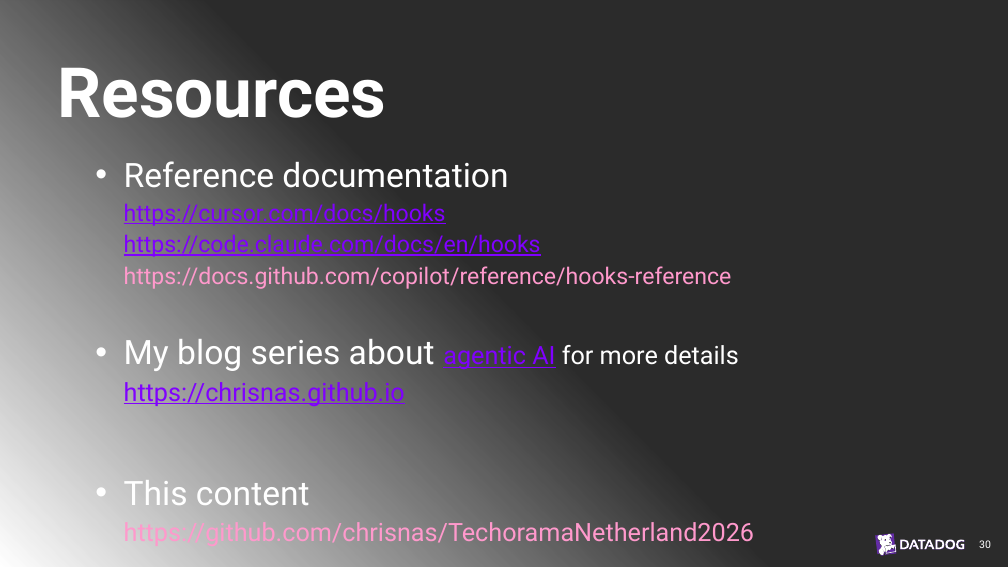
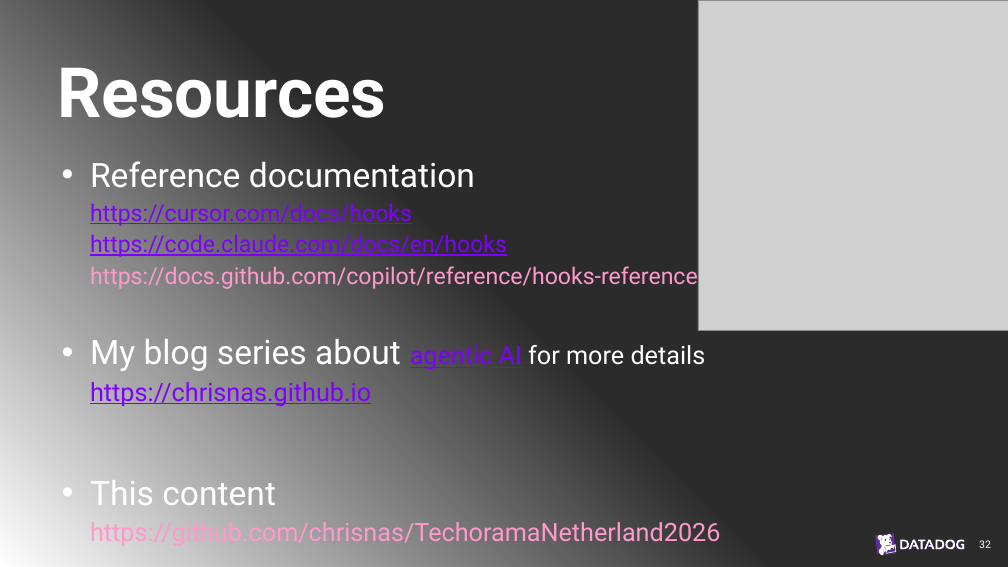
Before and after one commit to chrisnas/TechoramaNetherland2026, a slide deck: slide 32 of Harness Spy/Slides/HarnessSpy.pptx (slide 30 before the commit). Drawn at 1008x567 pixels with LibreOffice and Linux fonts; fonts in the diff are those of the drawing; grey boxes stand for pictures; background and template pictures are left out; a plain dark background stands for a picture behind light text. Boxes give left, top, right and bottom in pixels: in the first picture for what was removed or moved away, otherwise in the second. Text is boxed around its words. In the diff, an @@ line names an element or a change of style, - is before the commit and + after.

```diff
--- a/Harness Spy/Slides/HarnessSpy.pptx
+++ b/Harness Spy/Slides/HarnessSpy.pptx
@@ picture added at [698, 0, 1008, 330] @@
@@ subtitle "Reference documentation https://cursor.com/docs/hooks https: ...": place and size @@
-subtitle "Reference documentation https://cursor.com/docs/hooks https: ..." at [124, 161, 754, 547]
+subtitle "Reference documentation https://cursor.com/docs/hooks https: ..." at [90, 161, 720, 547]
@@ page number at [979, 540, 991, 548]: text changed @@
-30
+32
```
Also in this commit, not shown: 6 other slides changed, 3 slides added, 1 slide removed, 1 other file.
